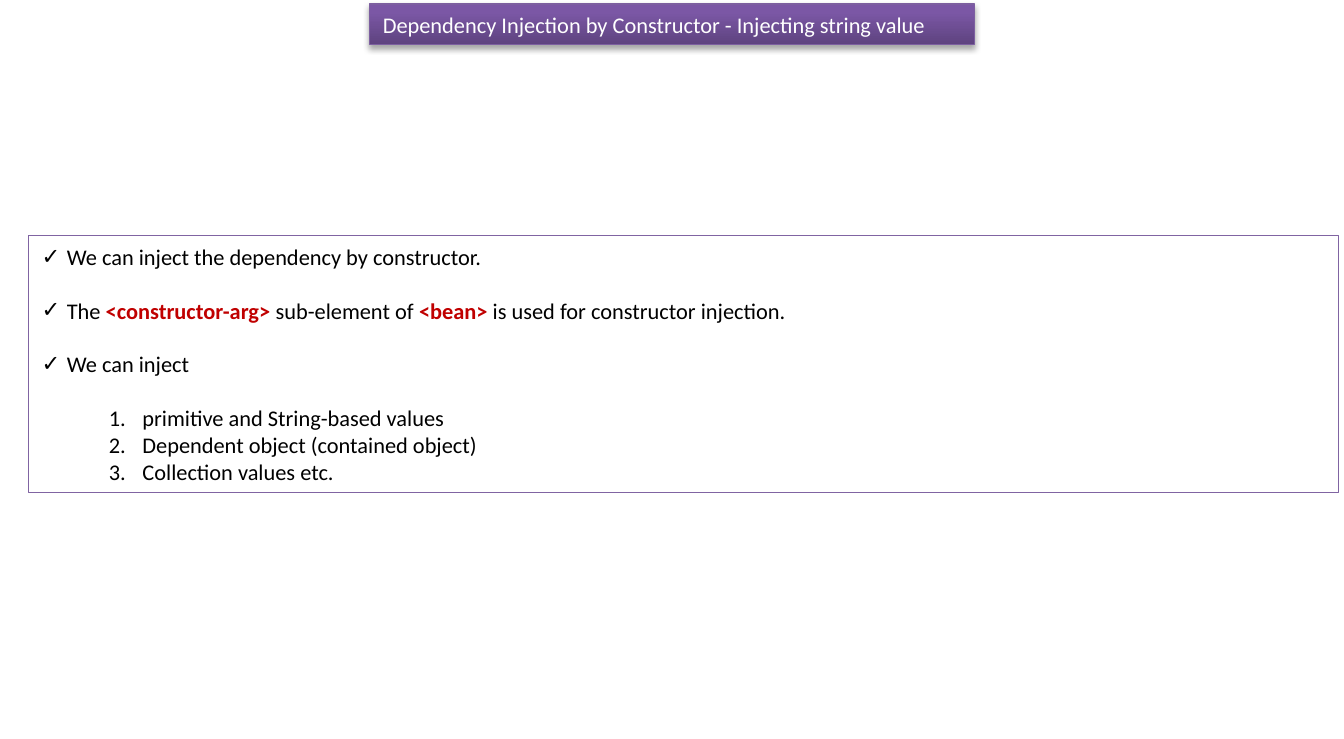
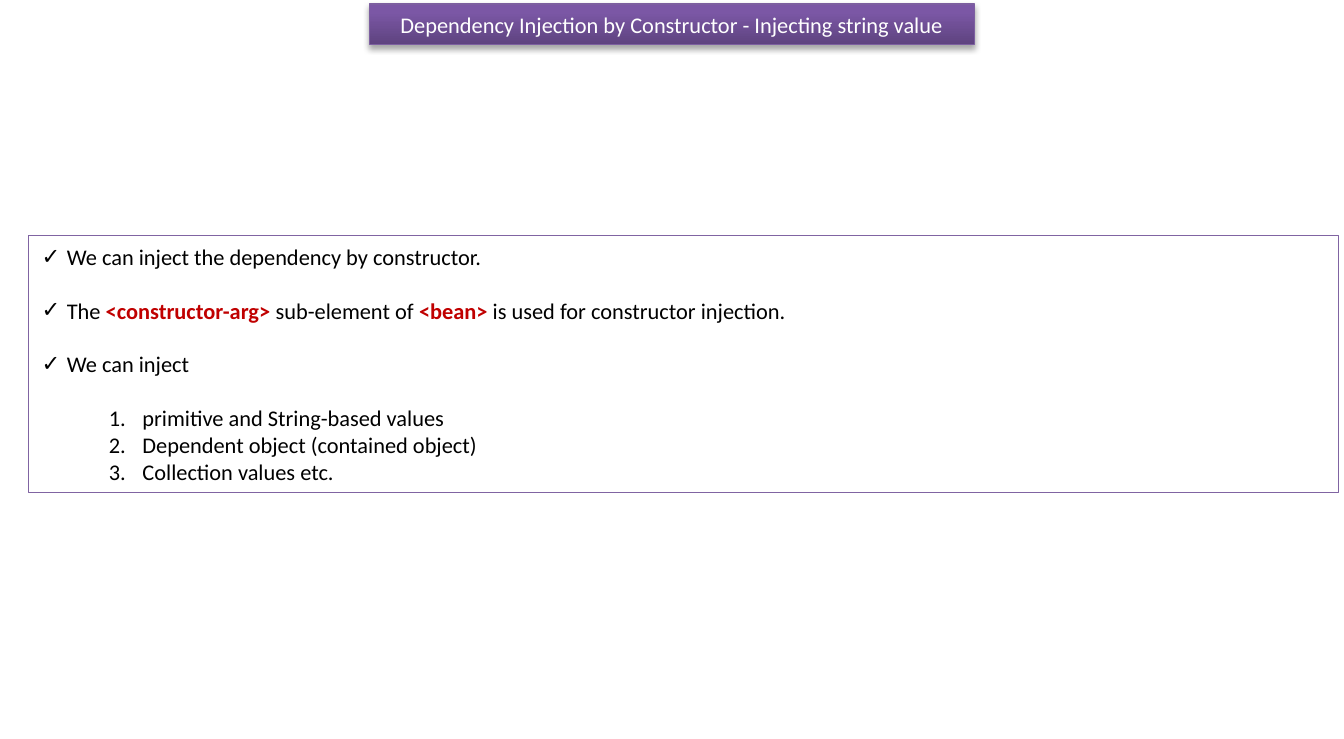
Before and after one commit to ramram43210/javaee, a slide deck: slide 1 of Later/Spring/4_Dependency_Injection/5/Dependency Injection by Constructor_Injecting String.pptx. Drawn at 1344x739 pixels with LibreOffice and Linux fonts; fonts in the diff are those of the drawing. Boxes give left, top, right and bottom in pixels: in the first picture for what was removed or moved away, otherwise in the second. Text is boxed around its words. In the diff, an @@ line names an element or a change of style, - is before the commit and + after.

Commit message:
dec27

```diff
--- a/Later/Spring/4_Dependency_Injection/5/Dependency Injection by Constructor_Injecting String.pptx
+++ b/Later/Spring/4_Dependency_Injection/5/Dependency Injection by Constructor_Injecting String.pptx
@@ rectangle "Dependency Injection by Constructor - ..." at bbox=[370, 4, 974, 44]: alignment left to centre @@
```
Also in this commit, not shown: 3 other slides changed.
